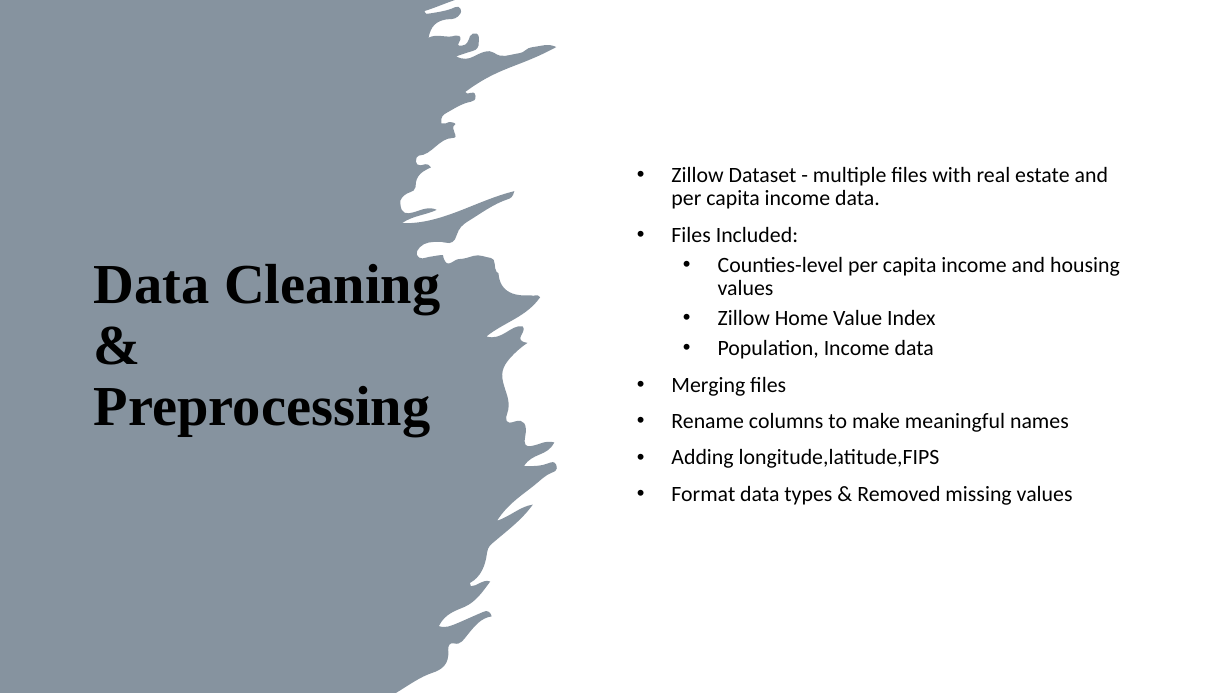
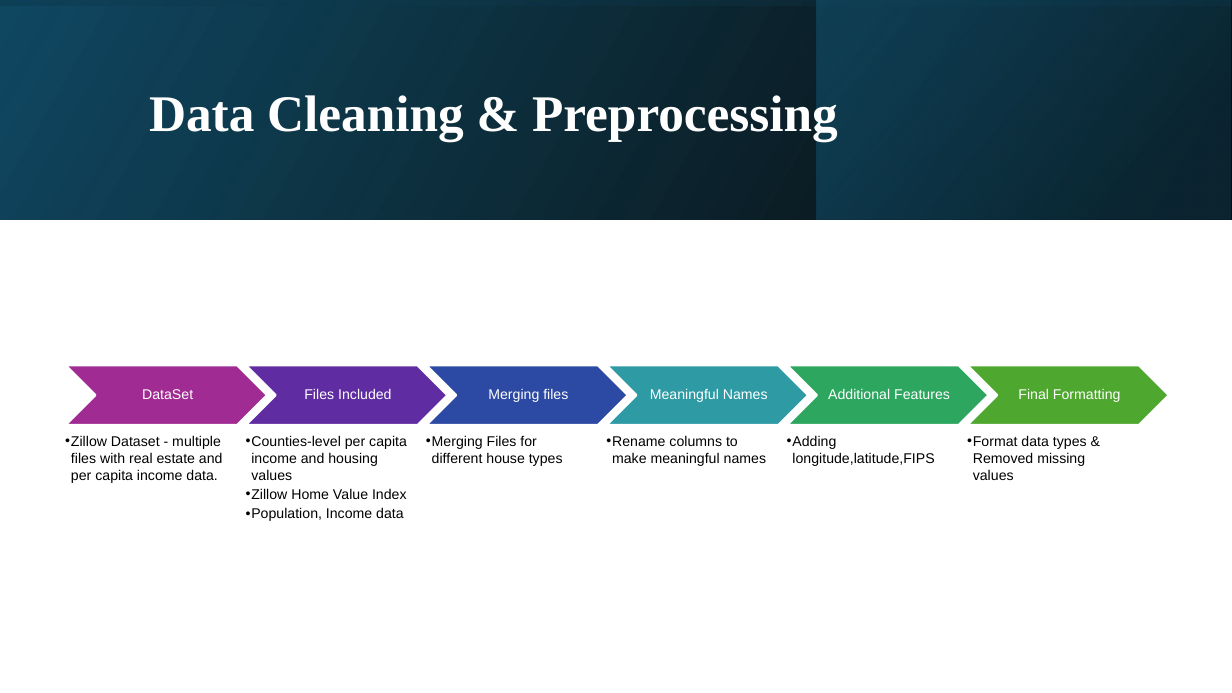
Before and after one commit to KavyaGurram2000/DS_2025_TeamE, a slide deck: slide 5 of Presentation_slides/Predicting Housing Market Trends_final.pptx. Drawn at 1232x693 pixels with LibreOffice and Linux fonts; fonts in the diff are those of the drawing. Boxes give left, top, right and bottom in pixels: in the first picture for what was removed or moved away, otherwise in the second. Text is boxed around its words. In the diff, an @@ line names an element or a change of style, - is before the commit and + after.

```diff
--- a/Presentation_slides/Predicting Housing Market Trends_final.pptx
+++ b/Presentation_slides/Predicting Housing Market Trends_final.pptx
@@ freeform shape removed at box(0, 0, 557, 693) @@
@@ rectangle added at box(0, 0, 1232, 219), fill gradient #000000 to #104862 @@
@@ rectangle added at box(0, 0, 1232, 219), fill gradient #104862 to #000000 @@
@@ rectangle added at box(817, 0, 1231, 219), fill gradient #0B3041 to #156082 @@
@@ title "Data Cleaning & Preprocessing": place and size @@
-title "Data Cleaning & Preprocessing" at box(94, 264, 440, 436)
+title "Data Cleaning & Preprocessing" at box(149, 95, 838, 142)
@@ title "Data Cleaning & Preprocessing" at box(149, 95, 838, 142): size 44 to 40 pt, text colour #000000 to #FFFFFF @@
@@ text removed at box(671, 167, 1120, 505) @@
-• Zillow Dataset - multiple files with real estate and per capita income data.
-• Files Included:
-  • Counties-level per capita income and housing values
-  • Zillow Home Value Index
-  • Population, Income data
-• Merging files
-• Rename columns to make meaningful names
-• Adding longitude,latitude,FIPS
-• Format data types & Removed missing values
@@ group added at box(66, 365, 1170, 521): 12 texts, 6 chevrons @@
+DataSet
+  • Zillow Dataset - multiple files with real estate and per capita income data.
+Files Included
+  • Counties-level per capita income and housing values
+  • Zillow Home Value Index
+  • Population, Income data
+Merging files
+  • Merging Files for different house types
+Meaningful Names
+  • Rename columns to make meaningful names
+Additional Features
+  • Adding longitude,latitude,FIPS
+Final Formatting
+  • Format data types & Removed missing values
```
Also in this commit, not shown: 11 other slides changed, 10 slides added, 5 slides removed.
